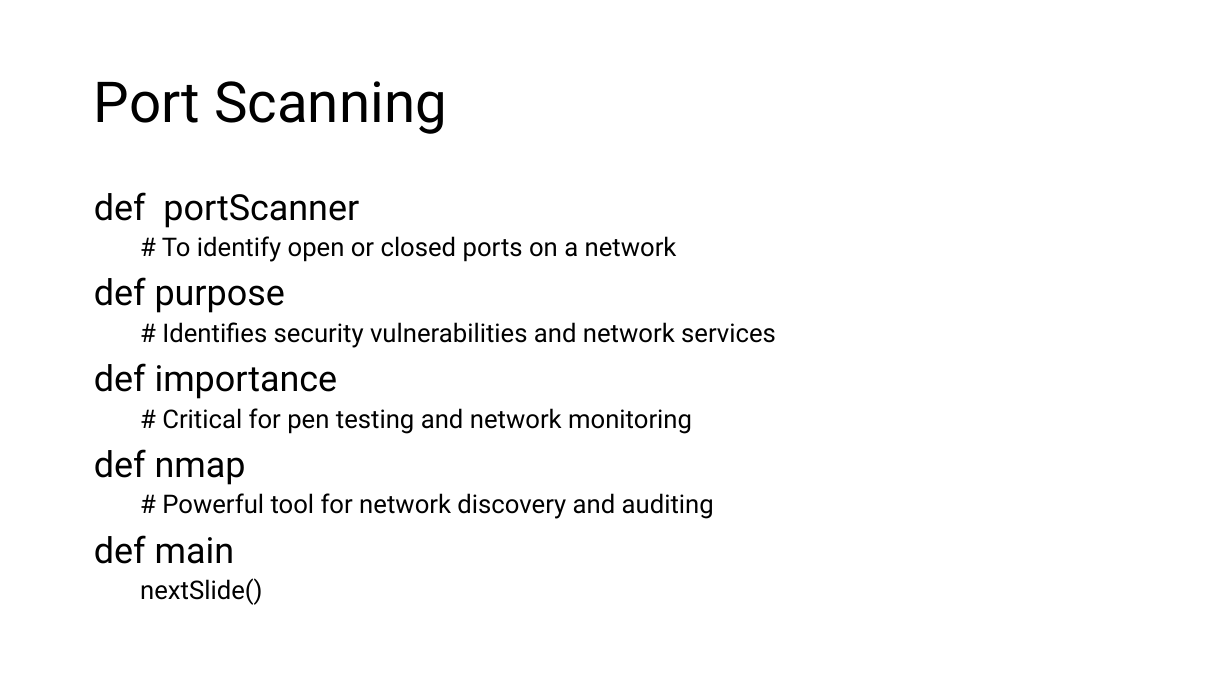
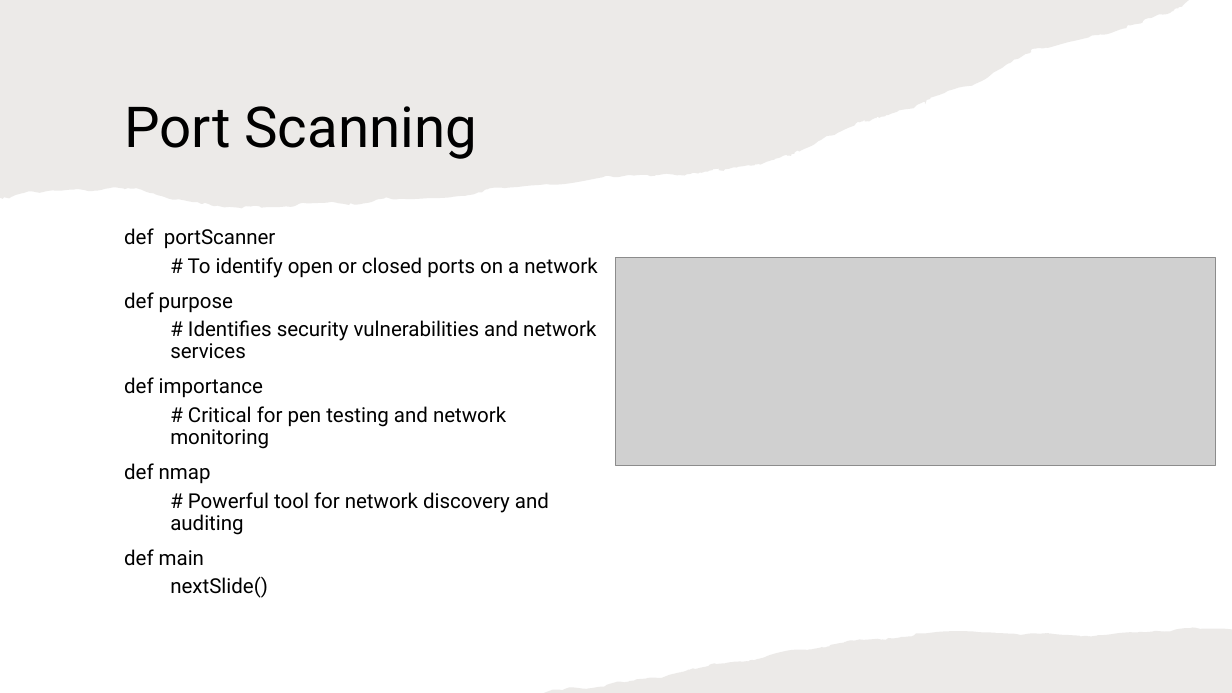
Before and after one commit to Cybriant-Attack-Surface-Management-T1/cybriant-attack-surface-management-t1.github.io, a slide deck: slide 2 of my3slides.pptx. Drawn at 1232x693 pixels with LibreOffice and Linux fonts; fonts in the diff are those of the drawing; grey boxes stand for pictures. Boxes give left, top, right and bottom in pixels: in the first picture for what was removed or moved away, otherwise in the second. Text is boxed around its words. In the diff, an @@ line names an element or a change of style, - is before the commit and + after.

```diff
--- a/my3slides.pptx
+++ b/my3slides.pptx
@@ freeform shape added at (0, 0, 1189, 208), fill #82766A at 15% opacity @@
@@ title "Port Scanning": place and size @@
-title "Port Scanning" at (94, 81, 447, 134)
+title "Port Scanning" at (124, 106, 477, 159)
@@ text "def portScanner": place and size @@
-text "def portScanner" at (94, 192, 776, 605)
+text "def portScanner" at (124, 228, 597, 598)
@@ text "def portScanner" at (124, 228, 597, 598): size 28 to 16 pt in "def portScanner", "def purpose", "def importance", "def nmap" and 1 more places; size 20 to 16 pt in "# To identify open or closed ports ...", "# Identifies security vulnerabilities and network services", "# Critical for pen testing and network ...", "# Powerful tool for network discovery and ..." and 1 more places @@
@@ picture added at (616, 258, 1216, 466) @@
@@ freeform shape added at (544, 628, 1232, 693), fill #82766A at 15% opacity @@
```
Also in this commit, not shown: 6 other files.
